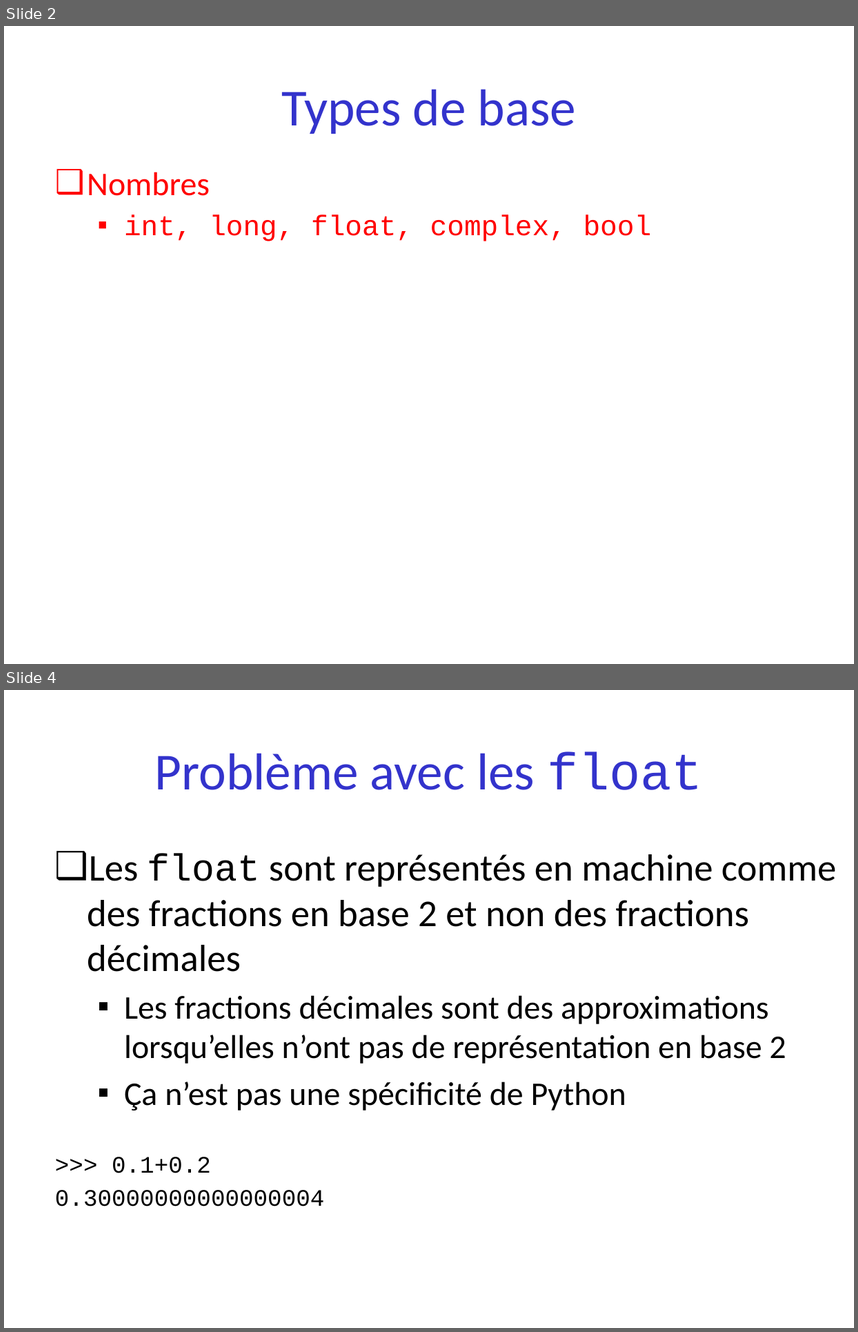
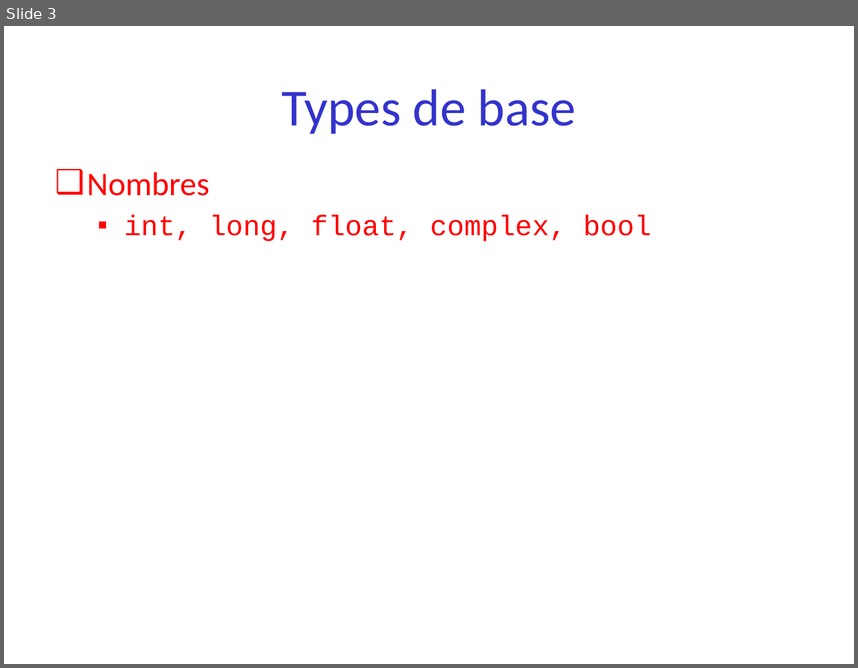
Before and after one commit to parmentelat/flotpython-archive, a slide deck: semaine2/semaine2-1.pptx. Shown one above the other, each under a label of ours: slides 2 and 4 before the commit, slide 3 after it; the slides between them are not shown. The pictures are 858x1332 and 858x668 pixels, drawn with LibreOffice and Linux fonts; fonts in the diff are those of the drawing. Boxes give left, top, right and bottom in pixels: in the first picture for what was removed or moved away, otherwise in the second. Text is boxed around its words. In the diff, an @@ line names an element or a change of style, - is before the commit and + after.

Commit message:
split the semaine2-1* to move all the float discussion and math module to semaine2-2
initial commit for semaine2-2*

```diff
--- a/semaine2/semaine2-1.pptx
+++ b/semaine2/semaine2-1.pptx
@@ slide 4 removed at box(4, 690, 854, 1328), background #FFFFFF @@
@@ title removed at box(155, 751, 703, 790) @@
-Problème avec les float
@@ text removed at box(55, 854, 836, 1206) @@
-❑ Les float sont représentés en machine comme des fractions en base 2 et non des fractions décimales
-  ▪ Les fractions décimales sont des approximations lorsqu’elles n’ont pas de représentation en base 2
-  ▪ Ça n’est pas une spécificité de Python
->>> 0.1+0.2
-0.30000000000000004
@@ what was slide 2 is now slide 3 @@
```
Also in this commit, not shown: 1 slide added, 3 other slides removed, 3 other files.
